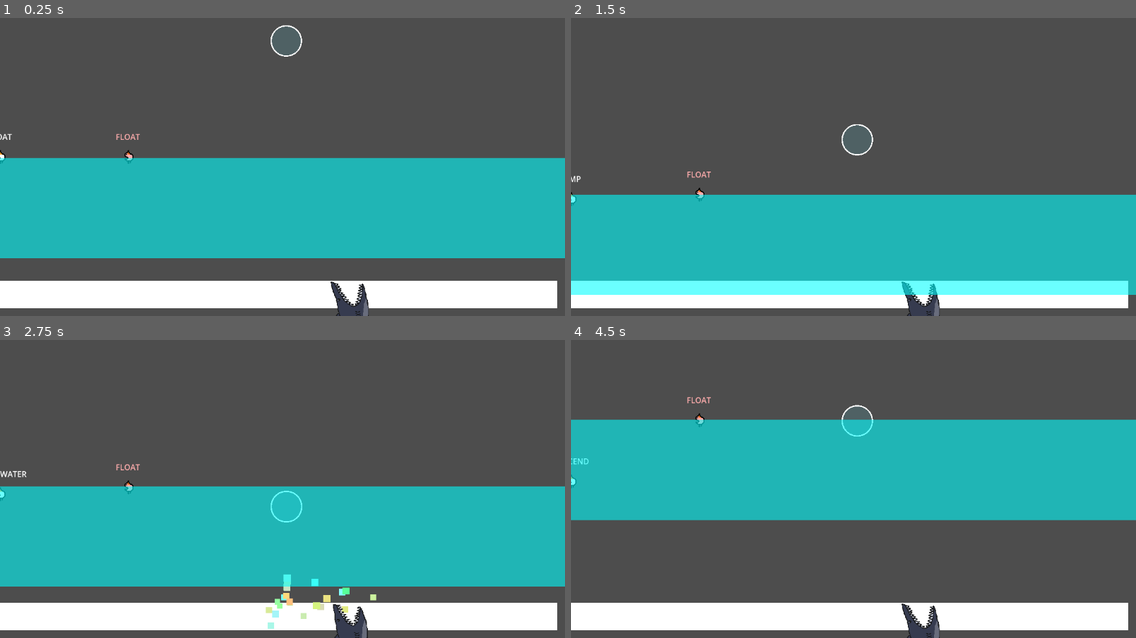
Above: before the commit, frames 1-4 (two rows, left to right).
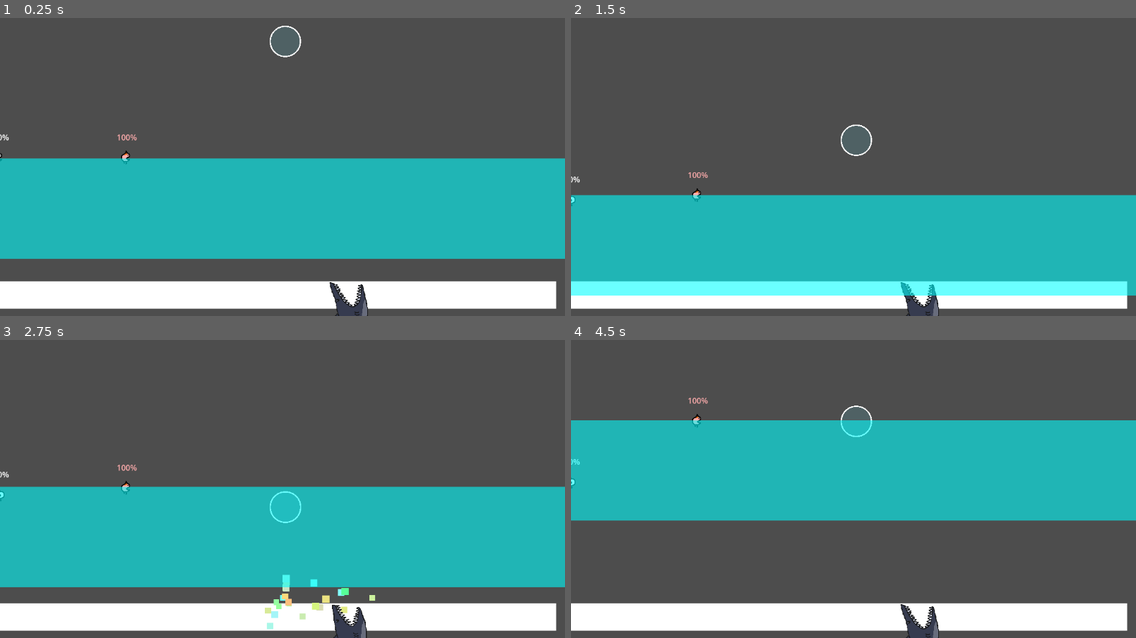
Above: after the commit, the same moments.

Repository: ron0studios/Global-Game-Jam-2025
Game: Godot game, scene res://objects/sandbox.tscn
Two runs of this game, one before a commit and one after it. Both use one fixed random seed, a clock stepped at 60 frames per second and the inputs below. The engine's default icon, where the game draws it, is replaced by a stand-in: a white triangle on a blue panel in a dark square.
Inputs (mouse positions are in pixels of both pictures, inside the frame that each line leads up to):
- Up to frame 1 (0.25 s): no input
- Up to frame 2 (1.5 s): move the mouse to (977, 140) at 0.52 s; hold Up (ui_up) 0.53-1.28 s; move the mouse to (740, 172) at 1.27 s; hold Down (ui_down) from 1.28 s (still down)
- Up to frame 3 (2.75 s): move the mouse to (339, 408) at 2.02 s; release Down (ui_down) at 2.03 s; hold Up (ui_up) from 2.03 s (still down)
- Up to frame 4 (4.5 s): move the mouse to (825, 542) at 2.77 s; move the mouse to (1023, 527) at 3.52 s; release Up (ui_up) at 3.53 s; hold Down (ui_down) from 3.53 s (still down); move the mouse to (684, 432) at 4.27 s

The runs differ from the first frame. In frame 1, 1.5% of the frame differs, in the area x 0-100%, y 2-100%; in frame 2, 1.4%; in frame 3, 1.7%; in frame 4, 1.7%, in the area x 0-100%, y 19-100%.

Commit message:
blowing system cleanup
lotsa stuff be happening
particles are being changed to come out at different speed depending on force

Diff:
--- a/objects/blowparticle.tscn
+++ b/objects/blowparticle.tscn
@@ -1,20 +1,23 @@
-[gd_scene load_steps=2 format=3 uid="uid://cmjwmpefnsswm"]
+[gd_scene load_steps=3 format=3 uid="uid://cmjwmpefnsswm"]
+
+[ext_resource type="Texture2D" uid="uid://dwjdjedxaqigc" path="res://assets/puff.png" id="1_vnsgh"]
 
 [sub_resource type="Curve" id="Curve_p0x7g"]
-max_value = 10.0
-_data = [Vector2(0, 5.31572), 0.0, 22.6659, 0, 0, Vector2(1, 0), -37.9347, 0.0, 0, 0]
-point_count = 2
+_data = [Vector2(0, 0), 0.0, 6.03114, 0, 0, Vector2(0.168539, 0.813187), 0.0, 0.0, 0, 0, Vector2(1, 0), -0.338546, 0.0, 0, 0]
+point_count = 3
 
 [node name="blowparticle" type="CPUParticles2D"]
 position = Vector2(0, -32)
 emitting = false
+lifetime = 0.4
 one_shot = true
-explosiveness = 0.72
+explosiveness = 1.0
+texture = ExtResource("1_vnsgh")
 direction = Vector2(0, -1)
-spread = 3.97
-gravity = Vector2(0, 500)
-initial_velocity_min = 300.0
-initial_velocity_max = 500.0
+spread = 3.0
+gravity = Vector2(0, 200)
+initial_velocity_min = 200.0
+initial_velocity_max = 200.0
 angular_velocity_min = -105.88
 angular_velocity_max = 116.47
 scale_amount_curve = SubResource("Curve_p0x7g")
--- a/objects/player.gd
+++ b/objects/player.gd
@@ -1,6 +1,7 @@
 extends CharacterBody2D
 
 @onready var blow_hbox = $BlowArea/CollisionShape2D
+@onready var animation: AnimatedSprite2D = $AnimatedSprite2D
 
 const ACCEL = 1000
 const DECEL = 300
@@ -18,10 +19,13 @@
 @onready var jump_input = "p%s_jump" % player_number
 @onready var blow_input = "p%s_blow" % player_number
 
-var state = states.FLOAT
+var state = states.FLOAT:
+	set(value):
+		state = value
+		animation.animation = "idle"
 enum states {JUMP, UNDERWATER, FLOAT, TURNAROUND, DESCEND}
 
-var breath = 100
+
 var blowing = false: #enables blowing hitbox when true
 	set(value):
 		if blowing != value:
@@ -73,19 +77,23 @@
 	handle_blowing(delta)
 
 	move_and_slide()
-	$Label.text = states.keys()[state]
+	#$Label.text = states.keys()[state]
 
 func check_descend():
 	#call this to give the player the option to descend
 	if Input.is_action_just_pressed(jump_input):
 		state = states.DESCEND
+
 func handle_animations():
-	if (Input.is_action_just_pressed(left_input) and !$AnimatedSprite2D.flip_h) or (Input.is_action_just_pressed(right_input) and $AnimatedSprite2D.flip_h):
-		$AnimatedSprite2D.play("turn")
+	if !$Breathtimer.is_stopped():
+		animation.play("breathe")
+	else:
+		if (Input.is_action_just_pressed(left_input) and !animation.flip_h) or (Input.is_action_just_pressed(right_input) and animation.flip_h):
+			animation.flip_h = !animation.flip_h
+			animation.play("turn")
 
-	if $AnimatedSprite2D.animation == "turn" and $AnimatedSprite2D.frame == 5:
-		$AnimatedSprite2D.play("idle")
-		$AnimatedSprite2D.flip_h = !$AnimatedSprite2D.flip_h
+
+
 
 func handle_blowing(delta):
 	$BlowArea.rotation = deg_to_rad(90) + get_angle_to(get_global_mouse_position())
@@ -94,28 +102,27 @@
 		$Breathtimer.start()
 
 	if Input.is_action_just_released(blow_input):
-		print(global_position.direction_to($BlowArea/CollisionShape2D.global_position).normalized())
+		#print(global_position.direction_to($BlowArea/CollisionShape2D.global_position).normalized())
+		force = ($Breathtimer.wait_time-$Breathtimer.time_left)/$Breathtimer.wait_time
+		print(force, "use the force luke")
 		var blowparticle = preload("res://objects/blowparticle.tscn").instantiate()
 		blowparticle.rotation = $BlowArea.rotation
 		get_parent().add_child(blowparticle)
 		blowparticle.global_position = global_position
+		blowparticle.angular_velocity_min = force
 		blowparticle.emitting = true
 
 		blowing = false
-		force = ($Breathtimer.wait_time-$Breathtimer.time_left)/$Breathtimer.wait_time
 
-	if Input.is_action_pressed(blow_input): #Space key
-		blowing = false
-		breath = max(0, breath-delta*60)
-	else:
-		blowing = breath < 100
-		breath = min(100, breath+delta*60)
-
-
-	$Label.text = str(breath) + "%"
 
 func _on_blow_area_body_entered(body: RigidBody2D) -> void:
 	if body.name == "bubble":
 		print("this worked")
 		body.apply_impulse(global_position.direction_to($BlowArea/CollisionShape2D.global_position).normalized()*1000*force)
-	pass # Replace with function body.
+
+
+
+
+func _on_animation_finished() -> void:
+	if animation.animation == "turn":
+		animation.play("idle")
--- a/objects/player.tscn
+++ b/objects/player.tscn
@@ -7,6 +7,18 @@
 [sub_resource type="RectangleShape2D" id="RectangleShape2D_f0w82"]
 size = Vector2(5.33333, 6)
 
+[sub_resource type="AtlasTexture" id="AtlasTexture_be2is"]
+atlas = ExtResource("3_po0rm")
+region = Rect2(0, 64, 32, 32)
+
+[sub_resource type="AtlasTexture" id="AtlasTexture_ggl7j"]
+atlas = ExtResource("3_po0rm")
+region = Rect2(64, 32, 32, 32)
+
+[sub_resource type="AtlasTexture" id="AtlasTexture_yimkf"]
+atlas = ExtResource("3_po0rm")
+region = Rect2(96, 32, 32, 32)
+
 [sub_resource type="AtlasTexture" id="AtlasTexture_3xmbg"]
 atlas = ExtResource("3_po0rm")
 region = Rect2(0, 0, 32, 32)
@@ -59,34 +71,53 @@
 atlas = ExtResource("3_po0rm")
 region = Rect2(32, 96, 32, 32)
 
+[sub_resource type="AtlasTexture" id="AtlasTexture_r41vj"]
+atlas = ExtResource("3_po0rm")
+region = Rect2(0, 96, 32, 32)
+
+[sub_resource type="AtlasTexture" id="AtlasTexture_bjckk"]
+atlas = ExtResource("3_po0rm")
+region = Rect2(32, 96, 32, 32)
+
+[sub_resource type="AtlasTexture" id="AtlasTexture_q60ql"]
+atlas = ExtResource("3_po0rm")
+region = Rect2(32, 32, 32, 32)
+
+[sub_resource type="AtlasTexture" id="AtlasTexture_n4r16"]
+atlas = ExtResource("3_po0rm")
+region = Rect2(96, 0, 32, 32)
+
+[sub_resource type="AtlasTexture" id="AtlasTexture_dwr4t"]
+atlas = ExtResource("3_po0rm")
+region = Rect2(0, 32, 32, 32)
+
 [sub_resource type="AtlasTexture" id="AtlasTexture_fqoq7"]
 atlas = ExtResource("3_po0rm")
 region = Rect2(0, 0, 32, 32)
-
-[sub_resource type="AtlasTexture" id="AtlasTexture_n4r16"]
-atlas = ExtResource("3_po0rm")
-region = Rect2(96, 0, 32, 32)
-
-[sub_resource type="AtlasTexture" id="AtlasTexture_dwr4t"]
-atlas = ExtResource("3_po0rm")
-region = Rect2(0, 32, 32, 32)
-
-[sub_resource type="AtlasTexture" id="AtlasTexture_q60ql"]
-atlas = ExtResource("3_po0rm")
-region = Rect2(32, 32, 32, 32)
-
-[sub_resource type="AtlasTexture" id="AtlasTexture_bjckk"]
-atlas = ExtResource("3_po0rm")
-region = Rect2(32, 96, 32, 32)
-
-[sub_resource type="AtlasTexture" id="AtlasTexture_r41vj"]
-atlas = ExtResource("3_po0rm")
-region = Rect2(0, 96, 32, 32)
 
 [sub_resource type="SpriteFrames" id="SpriteFrames_y1w2h"]
 animations = [{
 "frames": [{
 "duration": 1.0,
+"texture": SubResource("AtlasTexture_be2is")
+}],
+"loop": true,
+"name": &"blow",
+"speed": 5.0
+}, {
+"frames": [{
+"duration": 1.0,
+"texture": SubResource("AtlasTexture_ggl7j")
+}, {
+"duration": 1.0,
+"texture": SubResource("AtlasTexture_yimkf")
+}],
+"loop": true,
+"name": &"breathe",
+"speed": 15.0
+}, {
+"frames": [{
+"duration": 1.0,
 "texture": ExtResource("1_nn3tg")
 }],
 "loop": true,
@@ -144,22 +175,22 @@
 }, {
 "frames": [{
 "duration": 1.0,
+"texture": SubResource("AtlasTexture_r41vj")
+}, {
+"duration": 1.0,
+"texture": SubResource("AtlasTexture_bjckk")
+}, {
+"duration": 1.0,
+"texture": SubResource("AtlasTexture_q60ql")
+}, {
+"duration": 1.0,
+"texture": SubResource("AtlasTexture_n4r16")
+}, {
+"duration": 1.0,
+"texture": SubResource("AtlasTexture_dwr4t")
+}, {
+"duration": 1.0,
 "texture": SubResource("AtlasTexture_fqoq7")
-}, {
-"duration": 1.0,
-"texture": SubResource("AtlasTexture_n4r16")
-}, {
-"duration": 1.0,
-"texture": SubResource("AtlasTexture_dwr4t")
-}, {
-"duration": 1.0,
-"texture": SubResource("AtlasTexture_q60ql")
-}, {
-"duration": 1.0,
-"texture": SubResource("AtlasTexture_bjckk")
-}, {
-"duration": 1.0,
-"texture": SubResource("AtlasTexture_r41vj")
 }],
 "loop": false,
 "name": &"turn",
@@ -170,6 +201,7 @@
 size = Vector2(20, 239)
 
 [node name="Player" type="CharacterBody2D"]
+collision_mask = 0
 script = ExtResource("1_1uga2")
 
 [node name="CollisionShape2D2" type="CollisionShape2D" parent="."]
@@ -178,9 +210,7 @@
 
 [node name="AnimatedSprite2D" type="AnimatedSprite2D" parent="."]
 sprite_frames = SubResource("SpriteFrames_y1w2h")
-animation = &"spin"
-frame = 2
-frame_progress = 0.155462
+animation = &"turn"
 
 [node name="Label" type="Label" parent="."]
 anchors_preset = 7
@@ -209,4 +239,5 @@
 [node name="Breathtimer" type="Timer" parent="."]
 one_shot = true
 
+[connection signal="animation_finished" from="AnimatedSprite2D" to="." method="_on_animation_finished"]
 [connection signal="body_entered" from="BlowArea" to="." method="_on_blow_area_body_entered"]
--- a/objects/sandbox.tscn
+++ b/objects/sandbox.tscn
@@ -43,3 +43,6 @@
 offset_bottom = 205.0
 color = Color(0, 1, 1, 0.584314)
 script = ExtResource("4_qjm8g")
+
+[node name="Camera2D" type="Camera2D" parent="."]
+position = Vector2(578, 323)
Not shown, added: assets/puff.png.import
Not shown: 1 places in objects/player.tscn that only renumber resources
